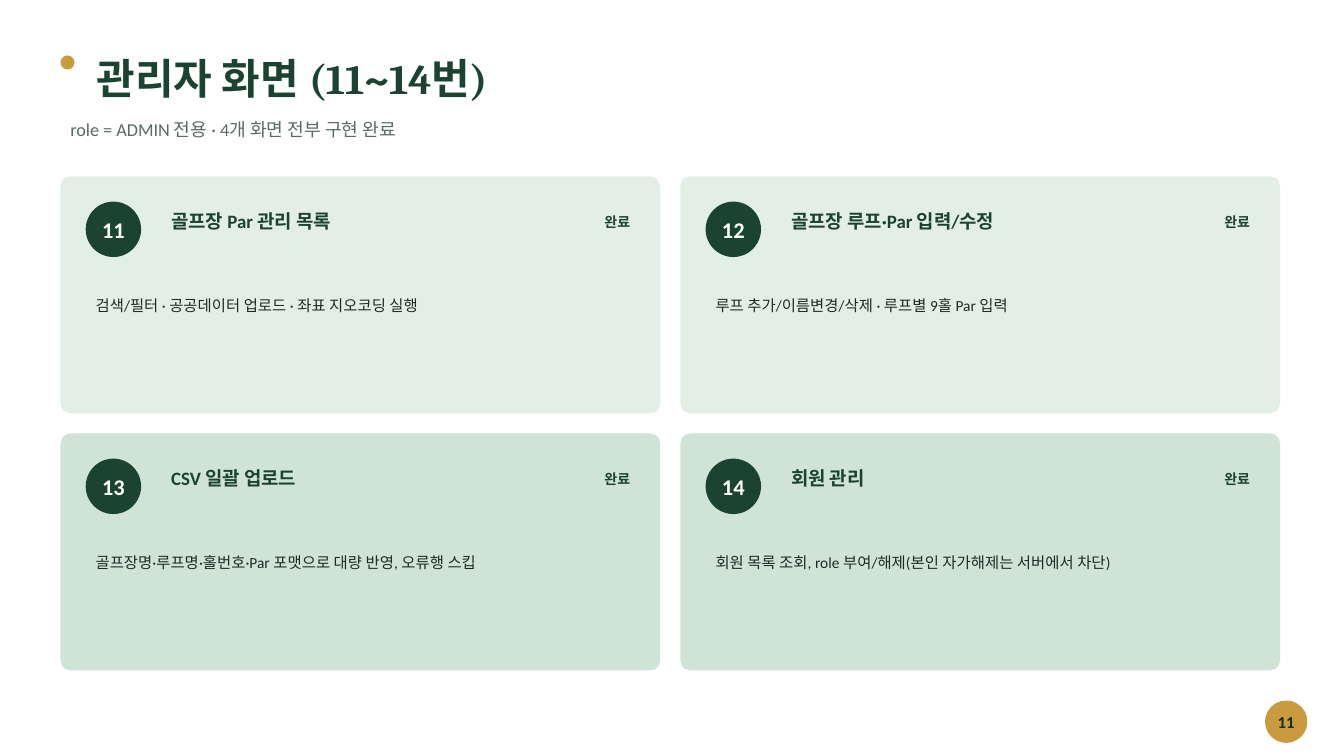
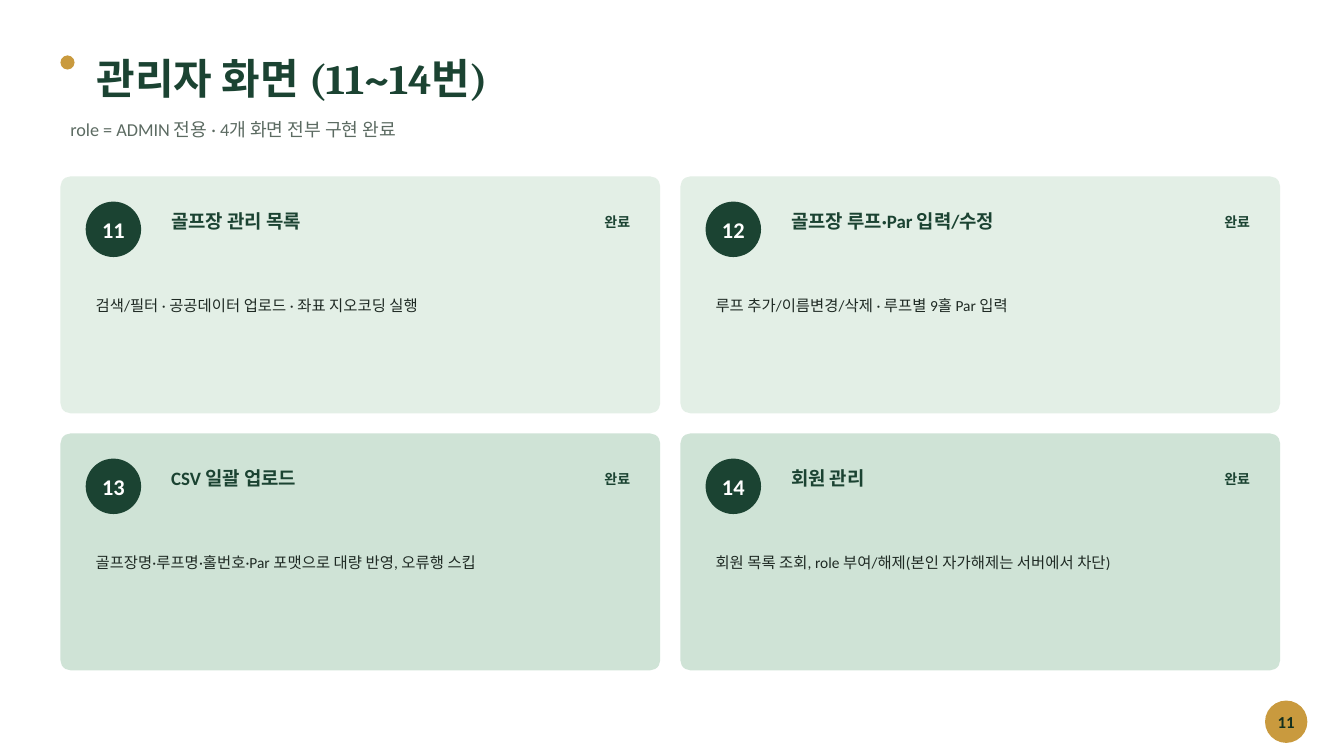
Before and after one commit to haekongpapa/scorecaddie, a slide deck: slide 11 of doc/ScoreCaddie_분석설계_요약.pptx. Drawn at 1344x756 pixels with LibreOffice and Linux fonts; fonts in the diff are those of the drawing. Boxes give left, top, right and bottom in pixels: in the first picture for what was removed or moved away, otherwise in the second. Text is boxed around its words. In the diff, an @@ line names an element or a change of style, - is before the commit and + after.

Commit message:
11번 관리자 화면 명칭 변경: 골프장 Par 관리 → 골프장 관리
- 화면 실제 범위(검색/필터, 공공데이터 동기화, 좌표 지오코딩, CSV/루프
  편집 진입점)에 비해 "Par 관리"가 좁아 명칭 변경 검토, "코스 관리"는
  앱 내 "코스"=루프 용어와 충돌 우려로 배제하고 "골프장 관리"로 확정.
- 소스코드: TopBar 타이틀, 대시보드 배너, geocoding 주석, e2e heading
  assertion 2건
- 문서: pages.md, 개발리스트.md, admin-golfcourse-sync.md,
  supabase-deploy-guide.md, README.md
- 분석설계 요약 PPT(v5) 텍스트 런 2곳 직접 치환
- memory.md 124번 항목 추가, 커뮤니케이션 컨벤션 갱신 (과거 로그
  항목은 소급 수정하지 않음)

tsc --noEmit clean.

```diff
--- a/doc/ScoreCaddie_분석설계_요약.pptx
+++ b/doc/ScoreCaddie_분석설계_요약.pptx
@@ text at bbox=[171, 212, 301, 230]: text changed @@
-골프장 Par 관리 목록
+골프장 관리 목록
```
Also in this commit, not shown: 1 other slide changed, 11 other files.
